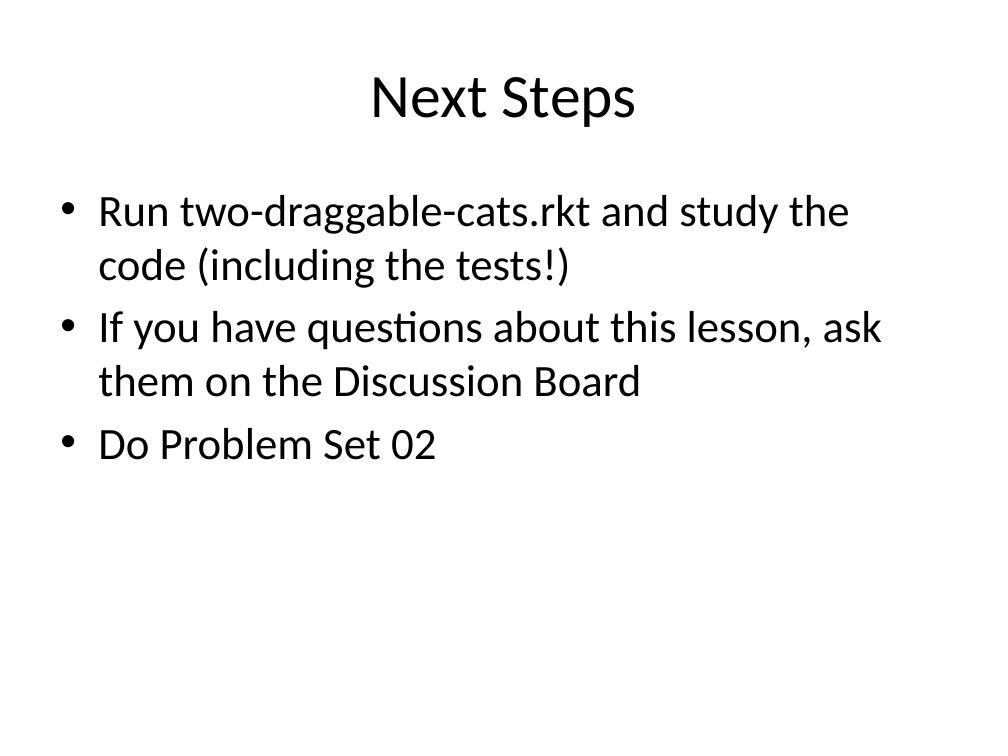
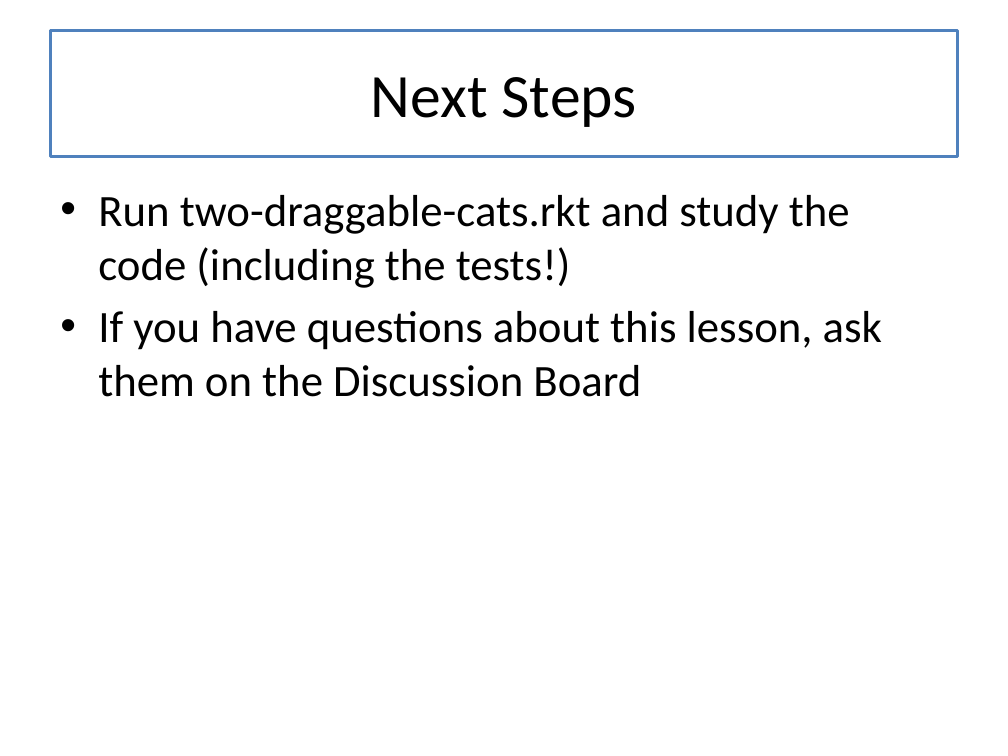
Before and after one commit to mwand/cs5010f16, a slide deck: slide 18 of Slides/Lesson 3.4 Two Draggable Cats.pptx. Drawn at 1008x756 pixels with LibreOffice and Linux fonts; fonts in the diff are those of the drawing. Boxes give left, top, right and bottom in pixels: in the first picture for what was removed or moved away, otherwise in the second. Text is boxed around its words. In the diff, an @@ line names an element or a change of style, - is before the commit and + after.

```diff
--- a/Slides/Lesson 3.4 Two Draggable Cats.pptx
+++ b/Slides/Lesson 3.4 Two Draggable Cats.pptx
@@ title "Next Steps": place and size @@
-title "Next Steps" at box(371, 77, 637, 127)
+title "Next Steps" at box(50, 30, 958, 156)
@@ title "Next Steps" at box(50, 30, 958, 156): fill none to #FFFFFF; outline none to #4F81BD 2.25 pt @@
@@ text at box(98, 428, 436, 460): paragraph removed @@
-• Do Problem Set 02
```
Also in this commit, not shown: 17 other slides changed, 11 other files.
